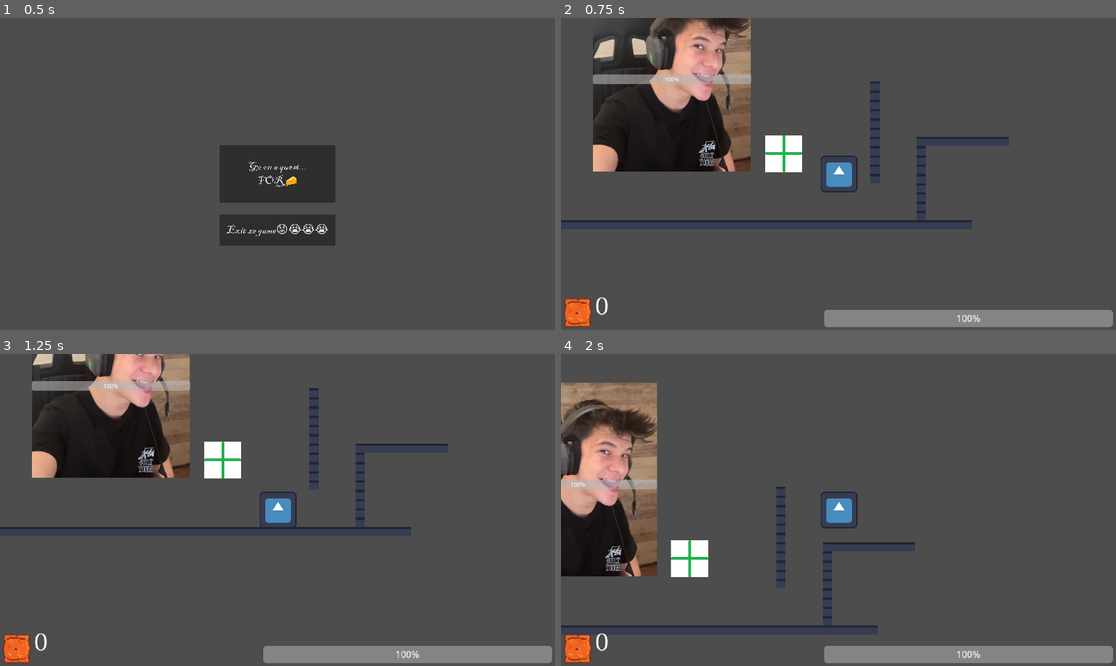
Above: before the commit, frames 1-4 (two rows, left to right).
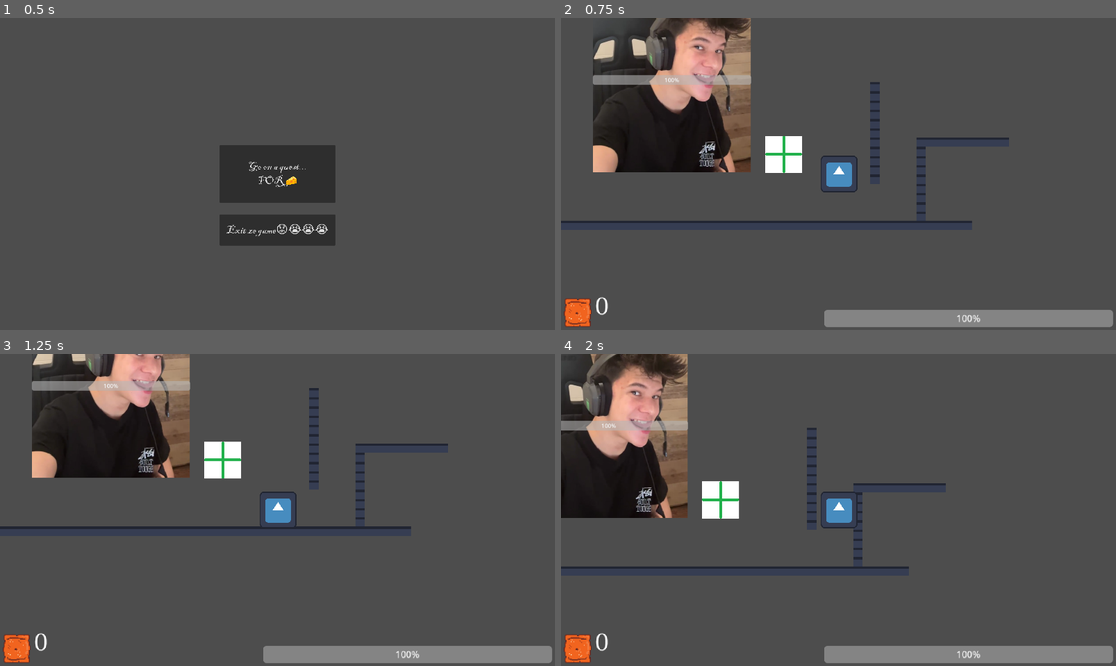
Above: after the commit, the same moments.

Repository: Dome-create/cheesequest
Game: Godot game, scene res://Scenes/menus/Main_Menu.tscn
The game is run twice, just before and just after one commit, with the same random seed, the same clock (stepped at 60 frames per second) and the same inputs. The engine's default icon, where the game draws it, is replaced by a stand-in: a white triangle on a blue panel in a dark square.
Inputs:
- Up to frame 1 (0.5 s): no input
- Up to frame 2 (0.75 s): click "Go on a quest... FOR 🧀" at 0.5 s
- Up to frame 3 (1.25 s): no input
- Up to frame 4 (2 s): tap Enter at 1.25 s; hold D (right) from 1.28 s (still down); hold Shift (sprint) from 1.28 s (still down); tap Space (jump) at 1.52, 1.55, 1.82 s

Frame 1 is identical in both runs. In frame 2, 1.2% of the frame differs, in the area x 0-81%, y 0-66%; in frame 3, 0.2%; in frame 4, 17%, in the area x 0-70%, y 0-88%.

Commit message:
Final sprint and cracker fix

Diff:
--- a/Scenes/Levels/level1.tscn
+++ b/Scenes/Levels/level1.tscn
@@ -189,7 +189,16 @@
 shape = SubResource("RectangleShape2D_20uw2")
 
 [node name="cracker" parent="." instance=ExtResource("7_20uw2")]
-position = Vector2(-721, -88)
+position = Vector2(-720, -88)
+
+[node name="cracker2" parent="." instance=ExtResource("7_20uw2")]
+position = Vector2(-869, -121)
+
+[node name="cracker3" parent="." instance=ExtResource("7_20uw2")]
+position = Vector2(-1093, -122)
+
+[node name="cracker4" parent="." instance=ExtResource("7_20uw2")]
+position = Vector2(-959, -23)
 
 [connection signal="attack_state" from="Player" to="Vencel the enemy/Area2D" method="_on_player_attack_state"]
 [connection signal="area_entered" from="Vencel the enemy/Area2D" to="Vencel the enemy/Area2D" method="_on_area_entered"]
--- a/Scenes/Player.tscn
+++ b/Scenes/Player.tscn
@@ -210,8 +210,6 @@
 [node name="CollisionShape2D" type="CollisionShape2D" parent="AttackHitbox"]
 shape = SubResource("RectangleShape2D_70hv0")
 
-[node name="Timer" type="Timer" parent="."]
-
 [node name="coins" type="Node2D" parent="."]
 script = ExtResource("5_5ixxa")
 
@@ -221,4 +219,9 @@
 position = Vector2(1, 0)
 shape = SubResource("RectangleShape2D_5ixxa")
 
+[node name="Timer" type="Timer" parent="."]
+wait_time = 30.0
+one_shot = true
+
+[connection signal="explode" from="." to="Health" method="_on_player_explode"]
 [connection signal="area_entered" from="coins/CoinDetector" to="coins" method="_on_coin_detector_area_entered"]
--- a/Scripts/health.gd
+++ b/Scripts/health.gd
@@ -33,3 +33,6 @@
 	emit_signal("died")
 	health = max_health
 	get_tree().change_scene_to_file("res://Scenes/menus/death_screen.tscn")
+
+func _on_player_explode() -> void:
+	die()
--- a/Scripts/player.gd
+++ b/Scripts/player.gd
@@ -1,7 +1,6 @@
 extends CharacterBody2D
 
 signal attack_state(attacking)
-signal coins_changed(coins: int)
 
 # BIG JUMP / CHARGE JUMP
 var is_charging_jump := false
@@ -20,10 +19,16 @@
 const WALK = 200
 const JUMP_VELOCITY = -800
 const SPRINT = 400
+var sprinting = false
 var smol= -400
 var hanyszo = 0
 
-#dash, wait is this a reference?!
+#dash, and sprint wait is this a reference?!
+var elapsed_sprint_time := 0
+@warning_ignore("unused_signal")
+signal explode
+var multiplier = 1
+var phase = [1.5, 2, 3,]
 var can_dash = true
 const DASH_SPEED = 1000       # Speed during dash
 const DASH_TIME = 0.2       # How long dash lasts (seconds)
@@ -31,15 +36,11 @@
 var is_dashing = false
 var dash_timer = 1
 var dash_cooldown_timer = 0.5
-var coins: int = 0
-
-func _ready() -> void:
-	emit_signal("coins_changed", coins)
 
 func _physics_process(delta: float) -> void:
 	# gravity.
 	if not is_on_floor():
-		velocity += (get_gravity() * 1.3) * delta + Vector2(0, 20)
+		velocity += (get_gravity() * 1.2) * delta + Vector2(0, 20)
 	# --- AIR → LAND DETECTION ---
 		was_in_air = true
 	elif was_in_air:
@@ -48,10 +49,13 @@
 			is_charging_jump = true
 			velocity = Vector2.ZERO
 		was_in_air = false
-
+	if Input.is_action_just_released("jump") and velocity.y < 0:
+		@warning_ignore("integer_division")
+		velocity.y = JUMP_VELOCITY / 4
 	# --- NORMAL JUMP ---
 	if Input.is_action_just_pressed("jump") and is_on_floor() and not is_charging_jump:
 		velocity.y = JUMP_VELOCITY
+
 	# --- BIG JUMP RELEASE ---
 	if is_charging_jump and Input.is_action_just_released("springy"):
 		is_charging_jump = false
@@ -104,9 +108,21 @@
 			is_dashing = false
 	else:
 		if Input.is_action_pressed("sprint"):
-			velocity.x = direction * SPRINT
+			velocity.x = direction * SPRINT * multiplier
 		else:
 			velocity.x = direction * WALK
+
+		if Input.is_action_just_pressed("sprint"):
+			sprinting = true
+			$Timer.start()
+		if Input.is_action_just_released("sprint"):
+			$Timer.stop()
+			sprinting=false
+			multiplier = 1
+
+	if sprinting== true:
+		speedingmouse()
+
 # Get the input direction and handle the movement/deceleration.
 	if Input.is_action_pressed("down") and Input.is_action_pressed("attack") and not is_on_floor():
 		velocity.y = 1400
@@ -114,7 +130,6 @@
 	#sprite direction
 	if direction != 0:
 		$SandorExport.scale.x = direction * 0.5
-
 	#groundpound
 	move_and_slide()
 
@@ -130,6 +145,14 @@
 	is_attacking = false
 	emit_signal("attack_state", is_attacking)
 
-func add_coin(amount: int = 1) -> void:
-	coins += amount
-	emit_signal("coins_changed", coins)
+func speedingmouse():
+	elapsed_sprint_time = $Timer.wait_time - $Timer.time_left
+	print("Elapsed sprint time: " + str(elapsed_sprint_time) + " sec, Multiplier: " + str(multiplier))
+	if elapsed_sprint_time == 4:
+		multiplier = phase[0]
+	elif elapsed_sprint_time == 8:
+		multiplier = phase[1]
+	elif elapsed_sprint_time == 12:
+		multiplier = phase[2]
+	elif elapsed_sprint_time == $Timer.wait_time:
+		emit_signal("explode")
Not shown: 1 places in Scenes/Levels/level1.tscn that only renumber resources
Not shown: 1 places in Scenes/Player.tscn that only renumber resources
